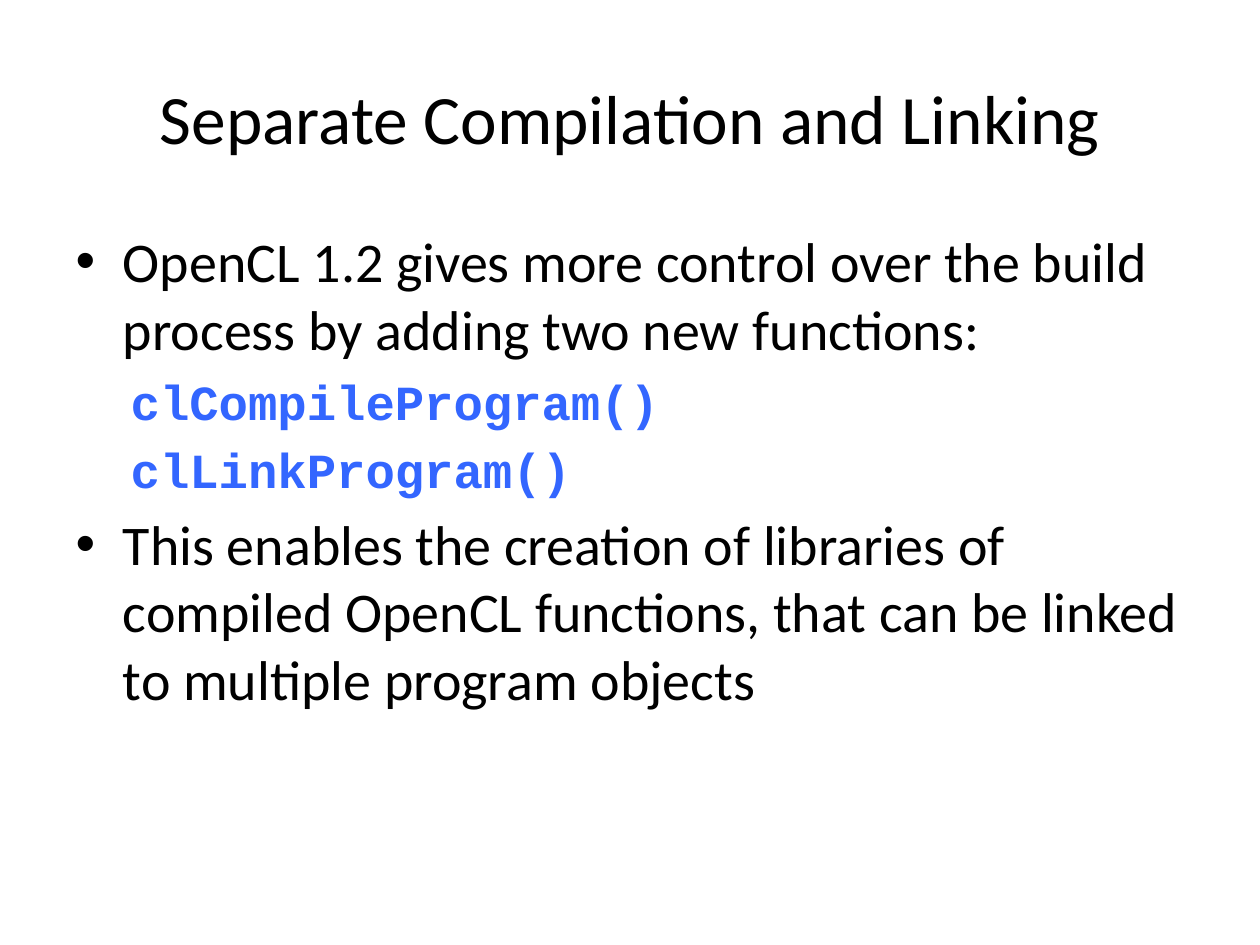
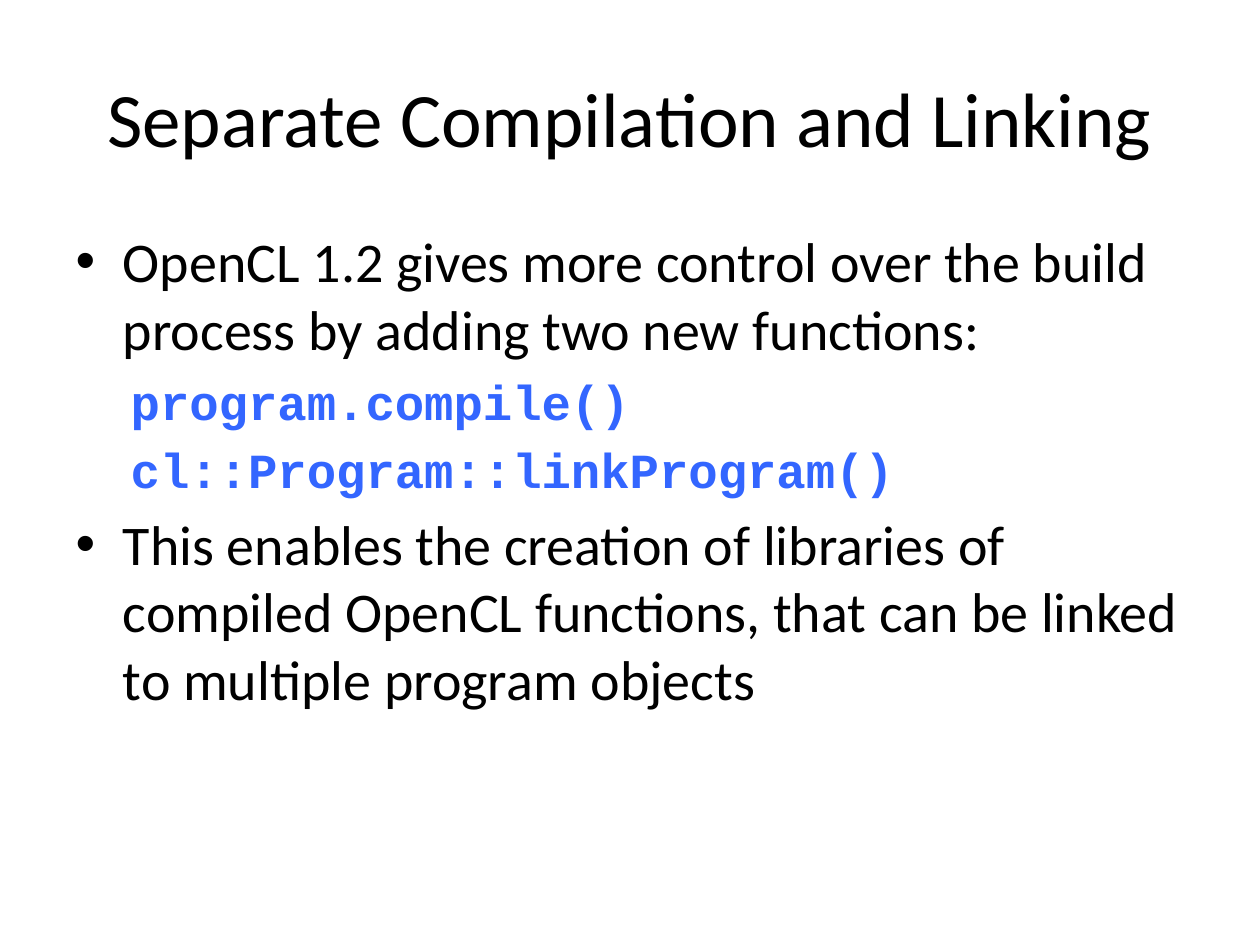
Before and after one commit to UoB-HPC/opencl-training-code, a slide deck: slide 14 of slides/advanced_part2.pptx. Drawn at 1260x945 pixels with LibreOffice and Linux fonts; fonts in the diff are those of the drawing. Boxes give left, top, right and bottom in pixels: in the first picture for what was removed or moved away, otherwise in the second. Text is boxed around its words. In the diff, an @@ line names an element or a change of style, - is before the commit and + after.

```diff
--- a/slides/advanced_part2.pptx
+++ b/slides/advanced_part2.pptx
@@ title "Separate Compilation and Linking" at [107,93,1152,161]: size 39.6 to 44 pt @@
@@ text at [131,384,894,499]: text changed @@
-  clCompileProgram()
-  clLinkProgram()
+  program.compile()
+  cl::Program::linkProgram()
```
Also in this commit, not shown: 12 other slides changed.
